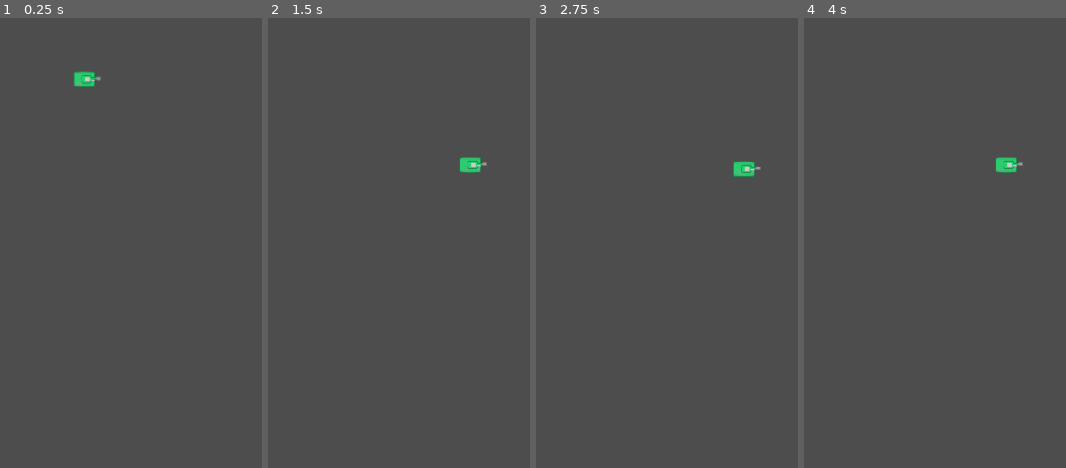
Above: before the commit, frames 1-4 (left to right).
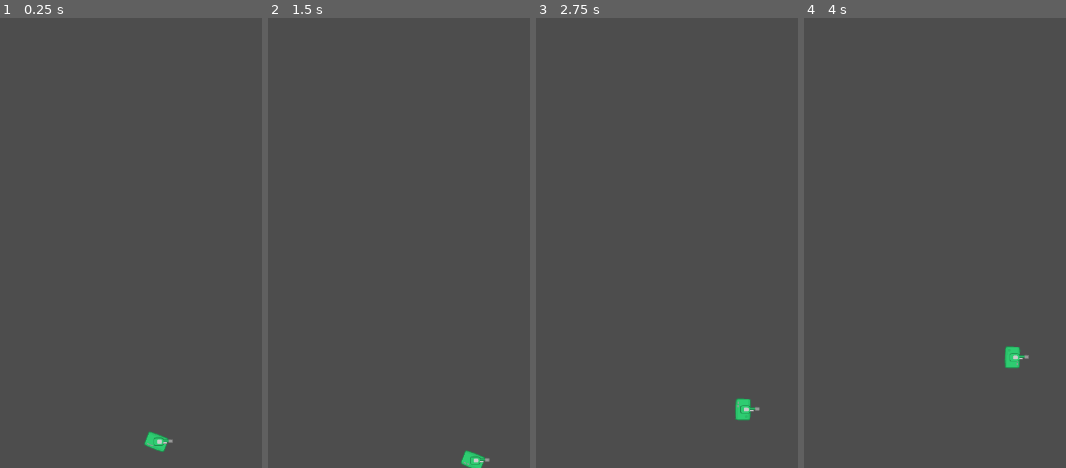
Above: after the commit, the same moments.

Repository: absolve/machine-TD
Game: Godot game, scene res://scene/map.tscn
Same seed, same stepped clock (60 frames per second), same inputs: the game is played once before the commit and once after it. This scene is started directly instead of the project's main scene.
Inputs:
- Up to frame 1 (0.25 s): no input
- Up to frame 2 (1.5 s): no input
- Up to frame 3 (2.75 s): no input
- Up to frame 4 (4 s): no input

The runs differ from the first frame. In frame 1, 0.6% of the frame differs, in the area x 28-67%, y 11-97%; in frame 2, 0.6%; in frame 3, 0.6%, in the area x 75-86%, y 31-90%; in frame 4, 0.6%.

Commit message:
更新功能

Diff:
--- a/machine-td/scene/map.tscn
+++ b/machine-td/scene/map.tscn
@@ -313,9 +313,9 @@
 
 [sub_resource type="Curve2D" id="Curve2D_wpp1k"]
 _data = {
-"points": PackedVector2Array(0, 0, 0, 0, 496, 360, 0, 0, 0, 0, 600, 240, 0, 0, 0, 0, 1408, 248, 0, 0, 0, 0, 1408, 888, 0, 0, 0, 0, 1472, 960, 0, 0, 0, 0, 1920, 968, 0, 0, 0, 0, 488, 1088, 0, 0, 0, 0, 496, 360)
+"points": PackedVector2Array(0, 0, 0, 0, 494, 1063, 0, 0, 0, 0, 513, 277, 0, 0, 0, 0, 1400, 272, 0, 0, 0, 0, 1416, 944, 0, 0, 0, 0, 1912, 952)
 }
-point_count = 8
+point_count = 5
 
 [node name="map" type="Node2D"]
 script = ExtResource("1_rgtto")
@@ -330,3 +330,4 @@
 curve = SubResource("Curve2D_wpp1k")
 
 [node name="enemy" parent="." instance=ExtResource("3_h0nt1")]
+position = Vector2(352, 1008)
--- a/machine-td/script/enemy.gd
+++ b/machine-td/script/enemy.gd
@@ -6,3 +6,6 @@
 var target=[] #目标
 var points=[]
 var pointIndex=0
+
+@onready var base=$base
+@onready var turret=$turret
--- a/machine-td/script/mini_tank.gd
+++ b/machine-td/script/mini_tank.gd
@@ -2,17 +2,17 @@
 
 
 func _ready():
-	speed=1000
+	speed=100
 
 
 func _physics_process(delta):
 	if points.size()==0:
 		return
-	var target =points[pointIndex]
-	print(position.distance_to(target))
-	if position.distance_to(target) < 1:
-		print(pointIndex)
+	var target1 =points[pointIndex]
+	if position.distance_to(target1) < 1:
+		#print("====",pointIndex,points[pointIndex])
 		pointIndex=wrapi(pointIndex+1, 0,points.size())
-		target =points[pointIndex]
-	vec = (target - position).normalized() * speed
-	position+=vec*delta
+		target1 =points[pointIndex]
+	#vec = (target - position).normalized() * speed
+	position+=position.direction_to(target1) * speed * delta
+	base.look_at(target1)
